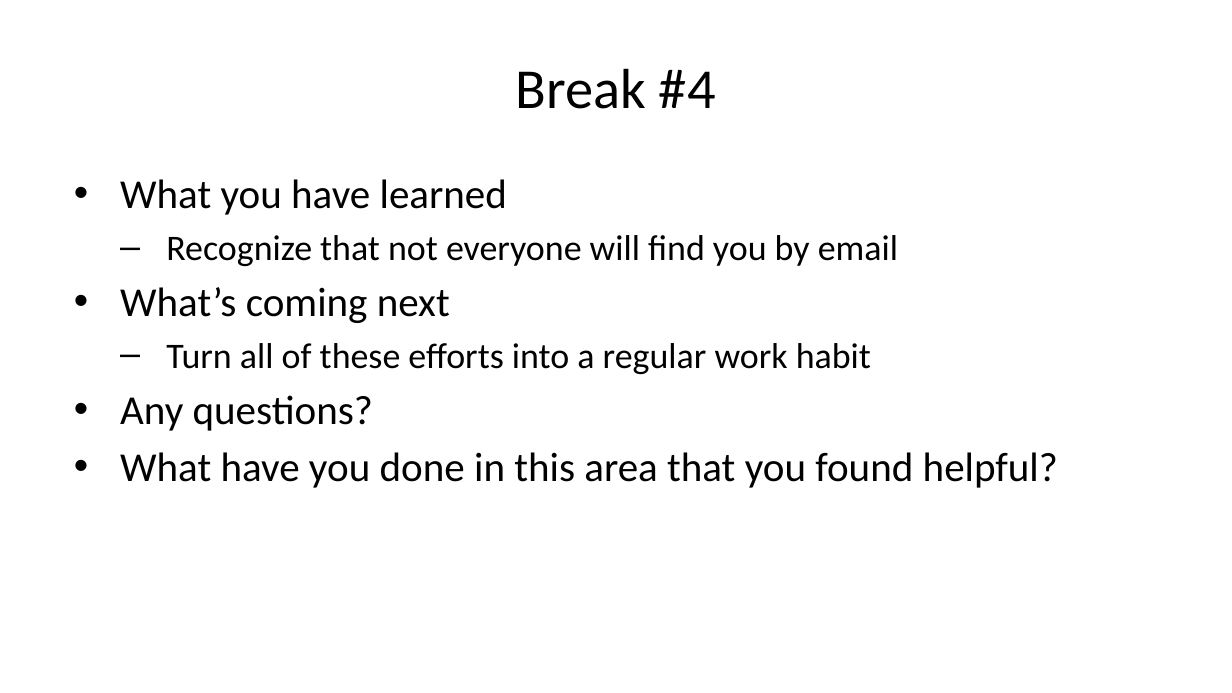
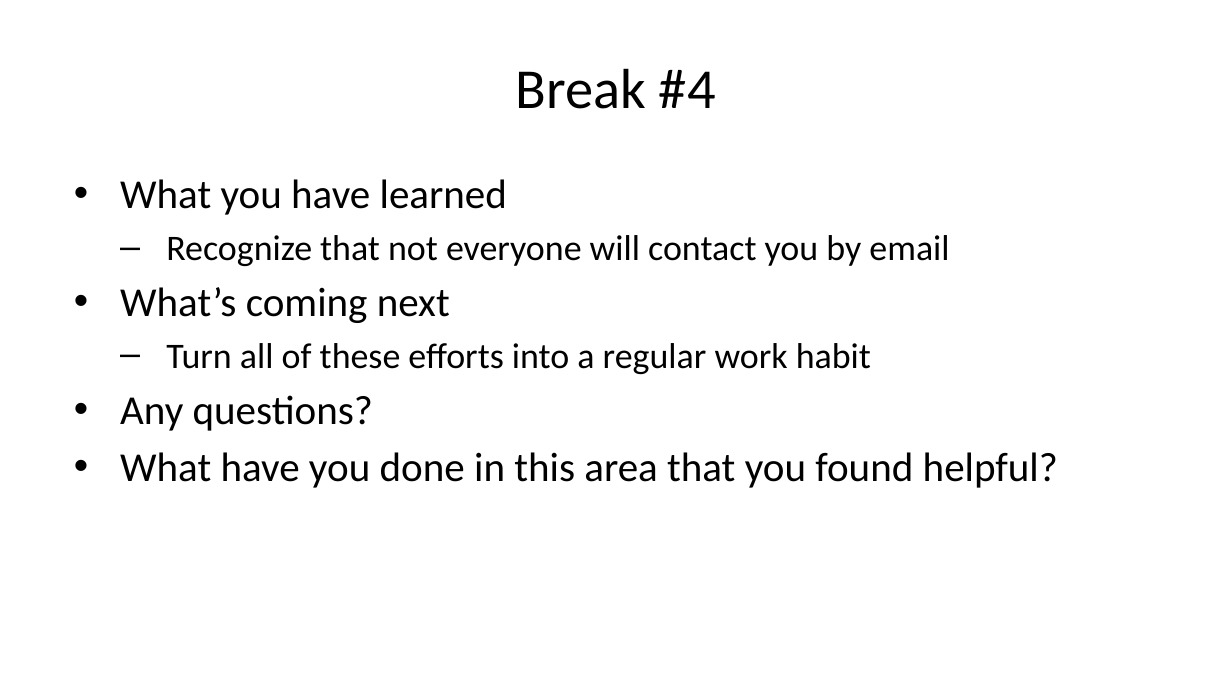
Before and after one commit to pmean/talks, a slide deck: slide 32 of finding-customers/2024-05.pptx. Drawn at 1232x693 pixels with LibreOffice and Linux fonts; fonts in the diff are those of the drawing. Boxes give left, top, right and bottom in pixels: in the first picture for what was removed or moved away, otherwise in the second. Text is boxed around its words. In the diff, an @@ line names an element or a change of style, - is before the commit and + after.

```diff
--- a/finding-customers/2024-05.pptx
+++ b/finding-customers/2024-05.pptx
@@ text at (166, 235, 949, 266): text changed @@
-  – Recognize that not everyone will find you by email
+  – Recognize that not everyone will contact you by email
```
Also in this commit, not shown: 6 other slides changed, 6 slides added, 1 other file.
